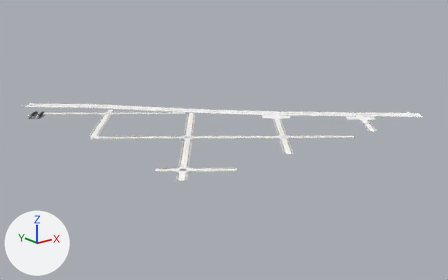
The glTF model game/assets/city/roads/roads_0_0.gltf: old version first, new version second.
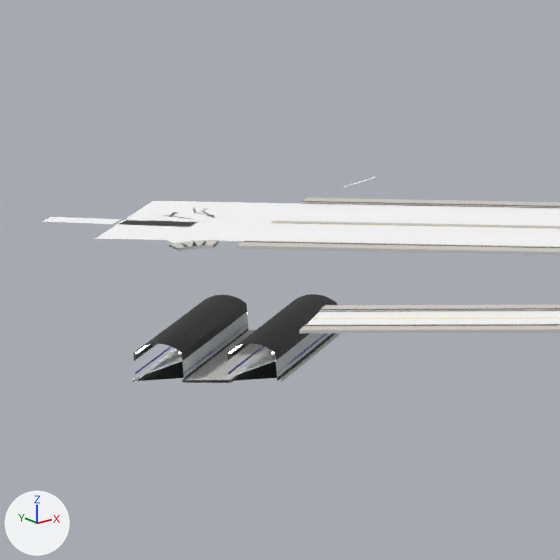
Old and new are each drawn whole from a camera (50 mm lens) standing at (-416.0, -1105.0, 283.0) and looking at (255.0, -267.0, -53.0) and again close up on the part from 4% to 14% of the width and 31% to 48% of the height. The lights are fixed; the arrows at lower left show +X, +Y and +Z. The last two pictures show the newer version. Objects named as collision shapes, trigger or cutter boxes, shadow casters or lower levels of detail are left out. Vertices at exactly the same position are counted once.

The first close-up shows 'roads_0_0_Road_Led_Tunnel', 'roads_0_0_Road_Tactile_Strip', 'roads_0_0_Road_Tunnel_Dark', 'roads_0_0_Road_Tunnel_Enamel', 'roads_0_0_Road_Tunnel_Stripe', 'roads_0_0_SH_kerb', 'roads_0_0_SH_sidewalk', 'roads_0_0_SH_wet_asphalt' and 2 more.
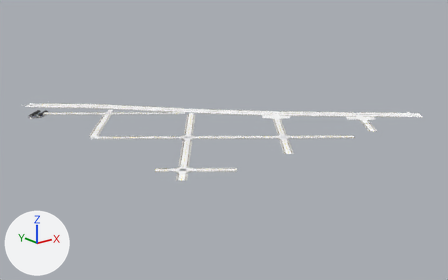
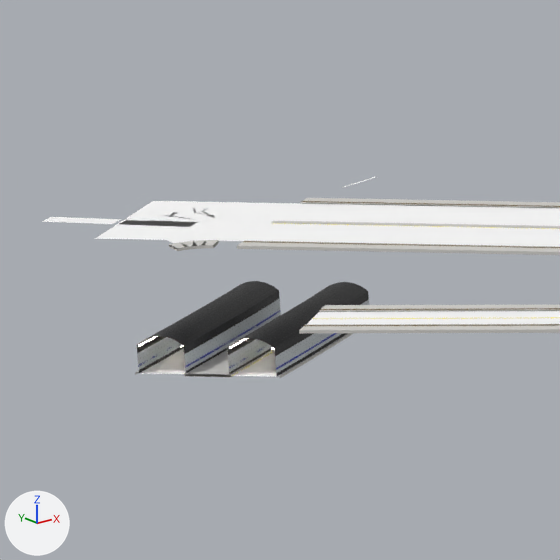
Location of each change, [x1, y1, x2, y2] in pixels of the close-ups (560 x 560 px):
'roads_0_0_Road_Tunnel_Dark', reshaped (14% wider, 10% taller): before [133, 294, 337, 381]; after [137, 281, 369, 377]
'roads_0_0_Road_Tunnel_Enamel', reshaped (18% wider, 13% taller): before [136, 312, 332, 378]; after [137, 298, 369, 373]
'roads_0_0_SH_kerb', reshaped: before [132, 202, 560, 383]; after [135, 202, 560, 378]
'roads_0_0_Road_Tunnel_Stripe', reshaped: before [135, 325, 328, 375]; after [138, 310, 337, 369]
'roads_0_0_Road_Led_Tunnel', reshaped: before [135, 344, 275, 354]; after [138, 336, 274, 349]
part 2 of me_roads_0_0_road_tunnel_dark, rebuilt (29% wider, 10% taller): before [227, 294, 337, 361]; after [227, 282, 369, 356]
part 3 of me_roads_0_0_road_tunnel_dark, rebuilt (24% wider, 10% taller): before [133, 295, 247, 361]; after [137, 281, 279, 354]
part 4 of me_roads_0_0_road_tunnel_dark, rebuilt: before [230, 333, 336, 381]; after [229, 348, 272, 376]
part 5 of me_roads_0_0_road_tunnel_dark, rebuilt: before [137, 328, 249, 381]; after [139, 346, 184, 373]
part 6 of me_roads_0_0_road_tunnel_dark, added: after [276, 333, 348, 377]
part 7 of me_roads_0_0_road_tunnel_dark, added: after [185, 316, 279, 373]
part 8 of me_roads_0_0_road_tunnel_enamel, rebuilt: before [229, 333, 332, 378]; after [228, 339, 272, 372]
part 9 of me_roads_0_0_road_tunnel_enamel, rebuilt: before [136, 312, 248, 378]; after [137, 337, 182, 370]
part 10 of me_roads_0_0_road_tunnel_enamel, added: after [275, 299, 369, 373]
part 11 of me_roads_0_0_road_tunnel_enamel, added: after [184, 298, 281, 371]
part 13 of me_roads_0_0_sh_kerb, rebuilt: before [182, 330, 267, 383]; after [184, 349, 274, 377]
part 14 of me_roads_0_0_sh_kerb, added: after [278, 333, 354, 378]
part 15 of me_roads_0_0_sh_kerb, deleted: before [132, 333, 341, 383]
part 16 of me_roads_0_0_sh_wet_asphalt, added: after [141, 348, 186, 374]
part 17 of me_roads_0_0_sh_wet_asphalt, added: after [231, 350, 276, 377]

What changed in the scene script:
```text
Change me_roads_0_0_road_led_tunnel:
    remove me_roads_0_0_road_led_tunnel.from_pydata(...)  # 128 vertices, 216 faces; spans x -8.7..30.6, y -35.5..6.1, z -19.0..-15.7
    add me_roads_0_0_road_led_tunnel.from_pydata(...)  # 128 vertices, 224 faces; spans x -9.5..34.8, y -40.7..4.7, z -15.6..-13.5
    me_roads_0_0_road_led_tunnel part 1: 112 vertices removed from x -8.7..30.4, y -35.5..6.1, z -17.4..-15.7; 128 vertices added at x -9.5..34.8, y -40.7..4.7, z -15.6..-13.5
    other edits to the shape of me_roads_0_0_road_led_tunnel do not show in these pictures
Change me_roads_0_0_road_tunnel_dark:
    remove me_roads_0_0_road_tunnel_dark.from_pydata(...)  # 308 vertices, 480 faces; spans x -9.0..30.6, y -35.8..6.2, z -21.7..-14.2
    add me_roads_0_0_road_tunnel_dark.from_pydata(...)  # 384 vertices, 584 faces; spans x -9.8..35.0, y -41.0..4.8, z -20.0..-12.0
    me_roads_0_0_road_tunnel_dark part 2: the loose piece of 133 vertices spanning x 2.5..30.6, y -35.7..-2.7, z -18.5..-14.2 is rebuilt with 152 vertices and now spans x 0.8..35.0, y -40.9..-4.7, z -16.8..-12.0
    me_roads_0_0_road_tunnel_dark part 3: the loose piece of 133 vertices spanning x -8.9..19.2, y -26.7..6.2, z -18.5..-14.2 is rebuilt with 152 vertices and now spans x -9.7..24.1, y -30.9..4.8, z -16.8..-12.0
    me_roads_0_0_road_tunnel_dark part 4: the loose piece of 21 vertices spanning x 2.4..30.5, y -35.8..-2.8, z -21.7..-19.7 is rebuilt with 16 vertices and now spans x 0.7..29.2, y -35.8..-4.8, z -20.0..-17.5
    me_roads_0_0_road_tunnel_dark part 5: the loose piece of 21 vertices spanning x -9.0..19.1, y -26.8..6.1, z -21.7..-19.7 is rebuilt with 16 vertices and now spans x -9.8..18.3, y -25.8..4.7, z -20.0..-17.5
    me_roads_0_0_road_tunnel_dark part 6: a new loose piece of 16 vertices spanning x 6.1..34.9, y -41.0..-9.7, z -20.0..-17.5, in mat_road_tunnel_dark
    me_roads_0_0_road_tunnel_dark part 7: a new loose piece of 16 vertices spanning x -4.4..23.9, y -31.0..-0.2, z -20.0..-17.5, in mat_road_tunnel_dark
    other edits to the shape of me_roads_0_0_road_tunnel_dark do not show in these pictures
Change me_roads_0_0_road_tunnel_enamel:
    remove me_roads_0_0_road_tunnel_enamel.from_pydata(...)  # 42 vertices, 48 faces; spans x -9.0..30.6, y -35.8..6.1, z -21.2..-17.0
    add me_roads_0_0_road_tunnel_enamel.from_pydata(...)  # 64 vertices, 56 faces; spans x -9.8..35.0, y -41.0..4.8, z -19.5..-14.8
    me_roads_0_0_road_tunnel_enamel part 8: the loose piece of 21 vertices spanning x 2.4..30.6, y -35.8..-2.8, z -21.2..-17.0 is rebuilt with 16 vertices and now spans x 0.7..29.3, y -35.8..-4.7, z -19.5..-14.8
    me_roads_0_0_road_tunnel_enamel part 9: the loose piece of 21 vertices spanning x -9.0..19.2, y -26.8..6.1, z -21.2..-17.0 is rebuilt with 16 vertices and now spans x -9.8..18.4, y -25.8..4.8, z -19.5..-14.8
    me_roads_0_0_road_tunnel_enamel part 10: a new loose piece of 16 vertices spanning x 6.1..35.0, y -41.0..-9.6, z -19.5..-14.8, in mat_road_tunnel_enamel
    me_roads_0_0_road_tunnel_enamel part 11: a new loose piece of 16 vertices spanning x -4.3..24.0, y -31.0..-0.1, z -19.5..-14.8, in mat_road_tunnel_enamel
Change me_roads_0_0_road_tunnel_stripe:
    remove me_roads_0_0_road_tunnel_stripe.from_pydata(...)  # 56 vertices, 48 faces; spans x -9.0..30.5, y -35.7..6.1, z -20.7..-18.8
    add me_roads_0_0_road_tunnel_stripe.from_pydata(...)  # 64 vertices, 56 faces; spans x -9.7..34.9, y -41.0..4.7, z -18.9..-16.6
    me_roads_0_0_road_tunnel_stripe part 12: the whole mesh is rebuilt
Change me_roads_0_0_sh_kerb:
    remove me_roads_0_0_sh_kerb.from_pydata(...)  # 3126 vertices, 4208 faces; spans x -9.0..517.0, y -515.0..6.0, z -22.0..0.0
    add me_roads_0_0_sh_kerb.from_pydata(...)  # 3136 vertices, 4224 faces; spans x -10.0..517.0, y -515.0..5.0, z -20.0..0.0
    me_roads_0_0_sh_kerb part 13: the loose piece of 28 vertices spanning x -3.0..25.0, y -31.0..2.0, z -22.0..-20.0 is rebuilt with 32 vertices and now spans x -5.0..29.0, y -36.0..0.0, z -20.0..-18.0
    me_roads_0_0_sh_kerb part 14: a new loose piece of 24 vertices spanning x 6.0..35.0, y -41.0..-10.0, z -20.0..-18.0, in mat_sh_kerb (light grey #cecdca)
    me_roads_0_0_sh_kerb part 15: 42 vertices removed from x -9.0..31.0, y -36.0..6.0, z -22.0..-20.0
    other edits to the shape of me_roads_0_0_sh_kerb do not show in these pictures
Change me_roads_0_0_sh_wet_asphalt:
    remove me_roads_0_0_sh_wet_asphalt.from_pydata(...)  # 10054 vertices, 18279 faces; spans x -11.0..517.0, y -515.0..9.0, z 0.0
    add me_roads_0_0_sh_wet_asphalt.from_pydata(...)  # 10294 vertices, 18671 faces; spans x -11.0..517.0, y -515.0..9.0, z -20.0..0.0
    me_roads_0_0_sh_wet_asphalt part 16: a new loose piece of 120 vertices spanning x -10.0..24.0, y -31.0..5.0, z -20.0..-18.0, in mat_sh_wet_asphalt
    me_roads_0_0_sh_wet_asphalt part 17: a new loose piece of 120 vertices spanning x 1.0..35.0, y -41.0..-5.0, z -20.0..-18.0, in mat_sh_wet_asphalt
```
